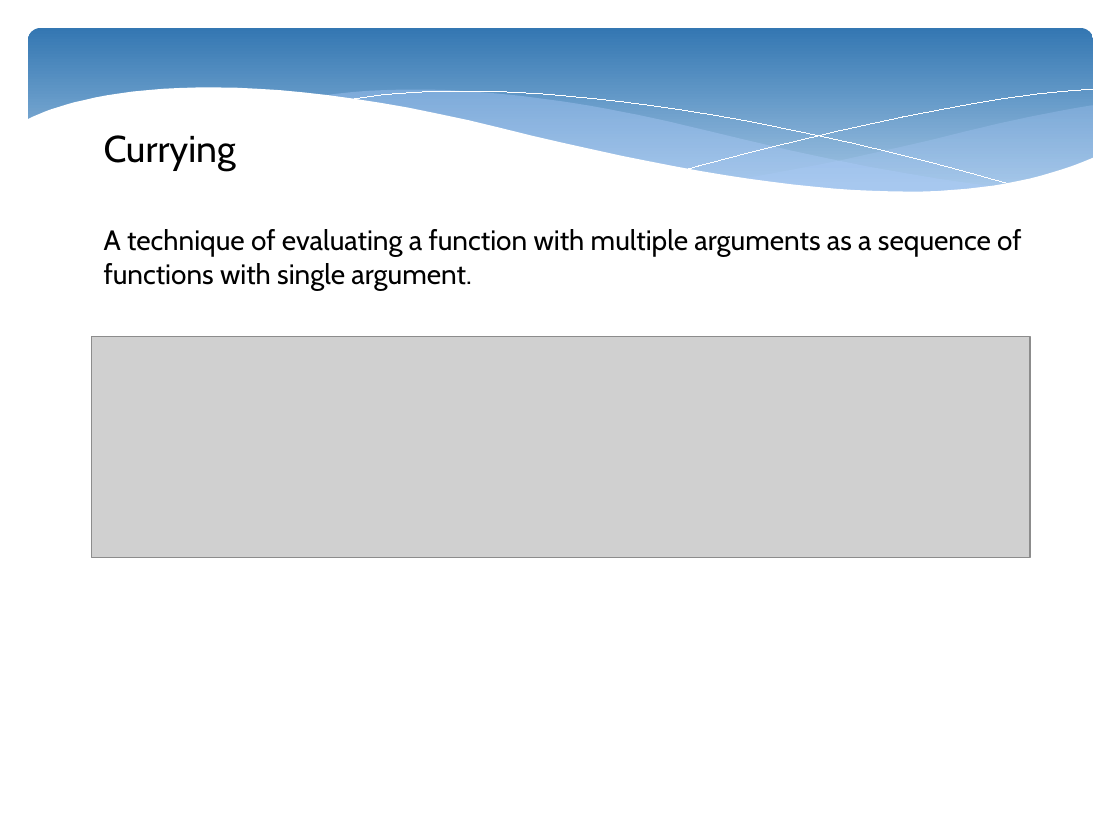
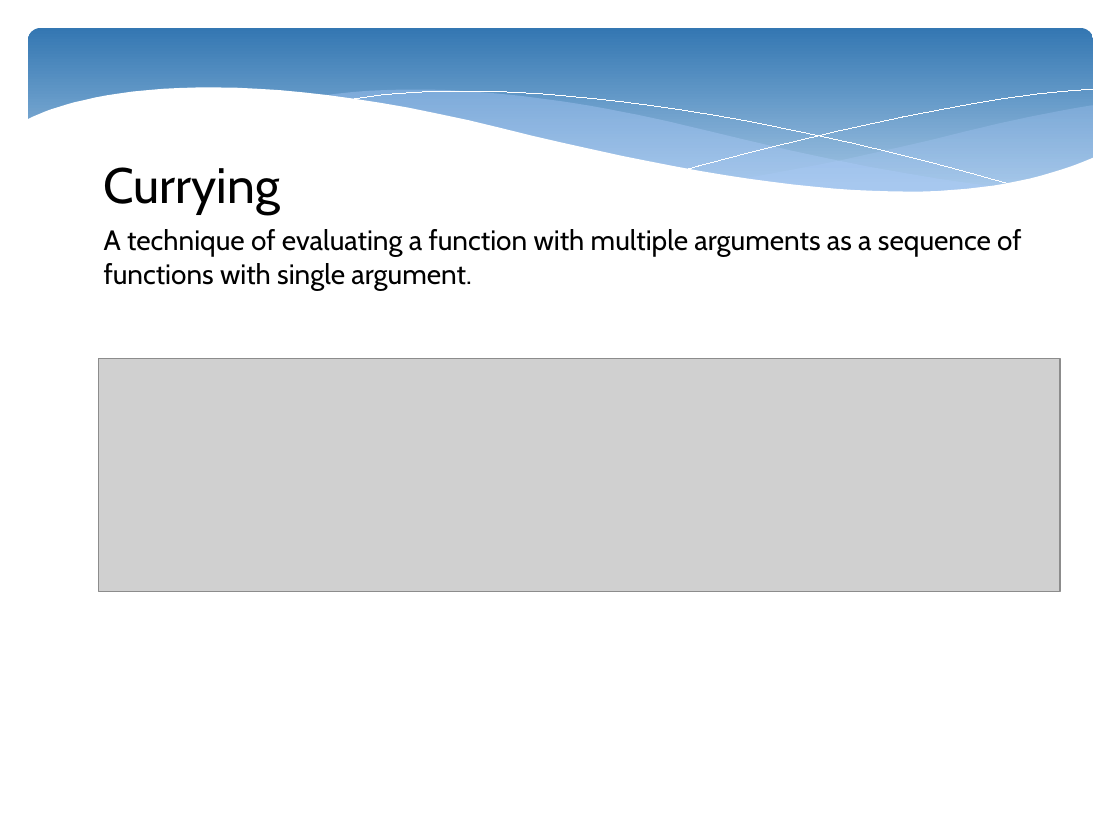
Before and after one commit to nestorsokil/scala-sandbox, a slide deck: slide 11 of FP.pptx. Drawn at 1120x840 pixels with LibreOffice and Linux fonts; fonts in the diff are those of the drawing; grey boxes stand for pictures. Boxes give left, top, right and bottom in pixels: in the first picture for what was removed or moved away, otherwise in the second. Text is boxed around its words. In the diff, an @@ line names an element or a change of style, - is before the commit and + after.

```diff
--- a/FP.pptx
+++ b/FP.pptx
@@ text "Currying": place and size @@
-text "Currying" at (104,135,236,171)
+text "Currying" at (104,167,280,214)
@@ text "Currying" at (104,167,280,214): size 24 to 32 pt @@
@@ picture: place and size @@
-picture at (92,337,1030,558)
+picture at (99,358,1060,591)
```
Also in this commit, not shown: 6 other slides changed, 6 slides added, 3 slides removed.
